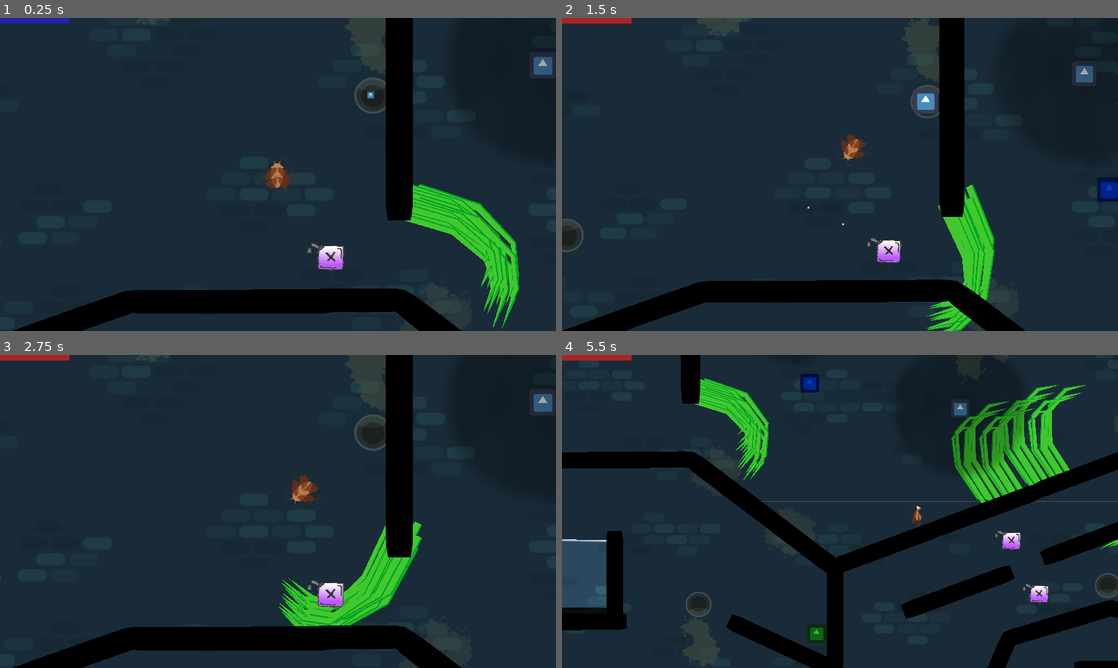
Above: before the commit, frames 1-4 (two rows, left to right).
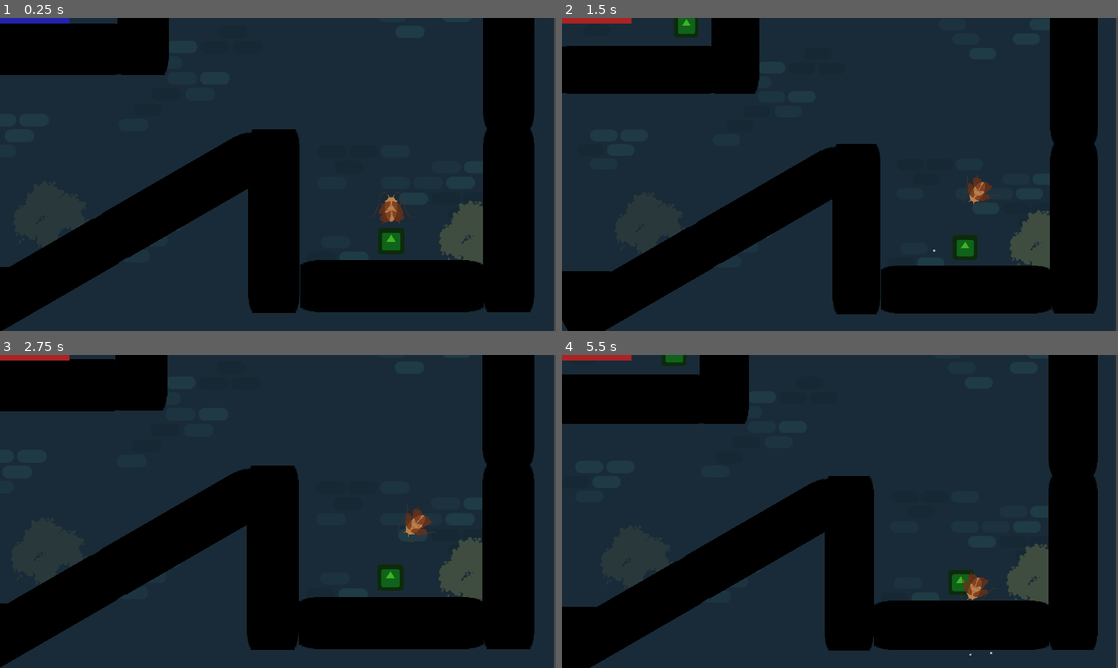
Above: after the commit, the same moments.

Repository: ChibiDenDen/Jook
Game: Godot game, scene res://Scenes/Game.tscn
Two runs of this game, one before a commit and one after it. Both use one fixed random seed, a clock stepped at 60 frames per second and the inputs below. Before the commit the project starts from res://Scenes/PhysicsGame.tscn. The engine's default icon, where the game draws it, is replaced by a stand-in: a white triangle on a blue panel in a dark square.
Inputs (mouse positions are in pixels of both pictures, inside the frame that each line leads up to):
- Up to frame 1 (0.25 s): no input
- Up to frame 2 (1.5 s): move the mouse to (979, 208) at 0.52 s; hold Space (action) 0.53-1.28 s; hold Right (ui_right) from 0.53 s (still down); click (979, 208) at 0.67 s; tap Up (ui_up) at 0.77 s; move the mouse to (956, 208) at 1.27 s; tap Space (action) at 1.35 s; click (956, 208) at 1.42 s
- Up to frame 3 (2.75 s): tap Up (ui_up) at 1.52 s; move the mouse to (400, 545) at 2.02 s; release Right (ui_right) at 2.03 s; hold Left (ui_left) from 2.03 s (still down); hold Space (action) from 2.03 s (still down); click (400, 545) at 2.17 s
- Up to frame 4 (5.5 s): move the mouse to (951, 545) at 2.77 s; release Left (ui_left) at 2.78 s; release Space (action) at 2.78 s; hold Right (ui_right) 2.78-4.28 s; tap Space (action) at 2.85, 4.35 s; click (951, 545) at 2.92 s; tap Up (ui_up) at 3.02, 3.77, 4.52 s; move the mouse to (940, 545) at 3.52 s; hold Space (action) 3.53-4.28 s; click (940, 545) at 3.67 s; move the mouse to (878, 458) at 4.27 s; hold Left (ui_left) 4.28-5.03 s; click (878, 458) at 4.42 s; move the mouse to (1090, 520) at 5.02 s; hold Right (ui_right) from 5.03 s (still down); hold Space (action) from 5.03 s (still down); click (1090, 520) at 5.17 s

The runs differ from the first frame. In frame 1, 41% of the frame differs, in the area x 0-100%, y 0-100%; in frame 2, 41%; in frame 3, 41%; in frame 4, 44%.

Commit message:
Add teleport and lurkers to Game.tscn, fixed Lurkers crashing the game and teleporter jank

Diff:
--- a/Objects/Obstacles/Lurker/Lurker.gd
+++ b/Objects/Obstacles/Lurker/Lurker.gd
@@ -25,7 +25,8 @@
 	($Area2D/CollisionShape2D.shape as CircleShape2D).radius = 100.0
 
 func _on_Area2D_body_entered(body):
-	# assume body is the player
+	if !body.is_in_group("Player"):
+		return
 	player = body
 	if lurking:
 		lurking = false
--- a/Objects/Player/Player.tscn
+++ b/Objects/Player/Player.tscn
@@ -72,7 +72,9 @@
 "values": [ 0, 7 ]
 }
 
-[node name="PlayerFly" type="RigidBody2D"]
+[node name="PlayerFly" type="RigidBody2D" groups=[
+"Player",
+]]
 collision_mask = 2147483649
 contacts_reported = 10
 contact_monitor = true
--- a/Objects/Teleport/Teleporter.gd
+++ b/Objects/Teleport/Teleporter.gd
@@ -9,16 +9,13 @@
 # Called when the node enters the scene tree for the first time.
 func _ready():
 	connection = get_node(connection_path)
-	print(connection)
 
 
 # Called every frame. 'delta' is the elapsed time since the previous frame.
 func _process(delta):
 	if !connection.unlocked:
 		return
-	if player_in and Input.is_action_pressed("action"):
-		print(player.name)
-		print(connection.global_position)
+	if player_in and Input.is_action_just_pressed("action"):
 		player.move_to(connection.global_position)
 
 func _on_Area2D_body_entered(body):
--- a/Scenes/Game.tscn
+++ b/Scenes/Game.tscn
@@ -15,6 +15,8 @@
 [ext_resource path="res://Objects/Obstacles/Walls/Wall.tscn" type="PackedScene" id=13]
 [ext_resource path="res://Objects/Obstacles/Walls/BreakableWall.tscn" type="PackedScene" id=14]
 [ext_resource path="res://Objects/Obstacles/Water/Water.tscn" type="PackedScene" id=15]
+[ext_resource path="res://Objects/Obstacles/Lurker/Lurker.tscn" type="PackedScene" id=16]
+[ext_resource path="res://Objects/Teleport/Teleporter.tscn" type="PackedScene" id=17]
 
 [node name="PhysicsGame" type="Node2D"]
 
@@ -76,7 +78,10 @@
 position = Vector2( 2302.57, -588.376 )
 
 [node name="Player" type="Node2D" parent="."]
-position = Vector2( 2164.47, 1120 )
+position = Vector2( 2166.85, 1143.64 )
+__meta__ = {
+"_edit_group_": true
+}
 
 [node name="PlayerFly" parent="Player" instance=ExtResource( 1 )]
 
@@ -272,4 +277,25 @@
 [node name="BreakableWall" parent="World" instance=ExtResource( 14 )]
 position = Vector2( 1817.55, -176.513 )
 rotation = 1.0472
-scale = Vector2( 1.96, 6.96 )
+
+[node name="Lurker" parent="World" instance=ExtResource( 16 )]
+position = Vector2( 279.998, 634.333 )
+
+[node name="Lurker2" parent="World" instance=ExtResource( 16 )]
+position = Vector2( 1233.07, 300.623 )
+
+[node name="Lurker3" parent="World" instance=ExtResource( 16 )]
+position = Vector2( 2367.69, 354.017 )
+
+[node name="Lurker4" parent="World" instance=ExtResource( 16 )]
+position = Vector2( 1414.61, -195.937 )
+
+[node name="Node" type="Node" parent="."]
+
+[node name="Teleporter" parent="Node" instance=ExtResource( 17 )]
+position = Vector2( 2167.78, -616.696 )
+connection_path = NodePath("../Teleporter2")
+
+[node name="Teleporter2" parent="Node" instance=ExtResource( 17 )]
+position = Vector2( 477.554, 1074.83 )
+connection_path = NodePath("../Teleporter")
--- a/project.godot
+++ b/project.godot
@@ -16,7 +16,7 @@
 [application]
 
 config/name="Jook"
-run/main_scene="res://Scenes/PhysicsGame.tscn"
+run/main_scene="res://Scenes/Game.tscn"
 config/icon="res://icon.png"
 
 [display]
Not shown: 1 places in Scenes/Game.tscn that only renumber resources
